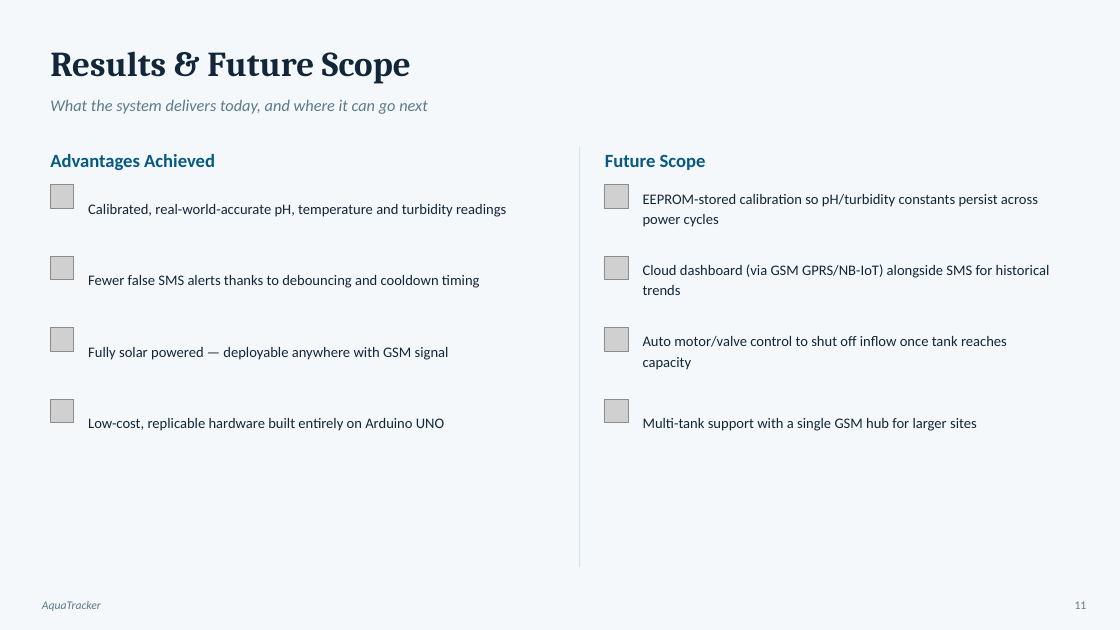
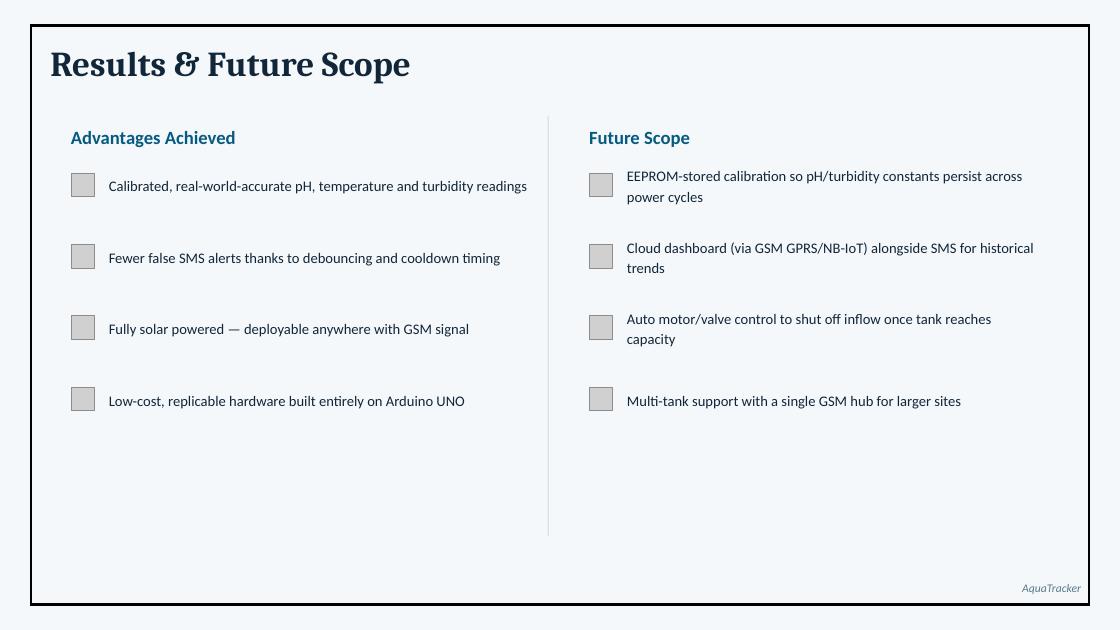
Before and after one commit to RahulR-007/AquaTracker, a slide deck: slide 11 of docs/presentations/AquaTracker_Presentation.pptx. Drawn at 1120x630 pixels with LibreOffice and Linux fonts; fonts in the diff are those of the drawing; grey boxes stand for pictures. Boxes give left, top, right and bottom in pixels: in the first picture for what was removed or moved away, otherwise in the second. Text is boxed around its words. In the diff, an @@ line names an element or a change of style, - is before the commit and + after.

```diff
--- a/docs/presentations/AquaTracker_Presentation.pptx
+++ b/docs/presentations/AquaTracker_Presentation.pptx
@@ rectangle added at bbox=[31, 26, 1090, 605], outline #000000 2.25 pt @@
@@ text removed at bbox=[50, 99, 427, 114] @@
-What the system delivers today, and where it can go next
@@ line moved from (580, 147) - (580, 567) to (549, 116) - (549, 536) @@
@@ 4 pictures: place and size @@
-4 pictures at bbox=[50, 185, 74, 423]
+4 pictures at bbox=[71, 173, 95, 411]
@@ 5 texts: place and size @@
-5 texts at bbox=[50, 154, 506, 431]
+5 texts at bbox=[71, 131, 527, 409]
@@ 4 pictures: place and size @@
-4 pictures at bbox=[605, 185, 628, 423]
+4 pictures at bbox=[589, 173, 613, 411]
@@ 5 texts: place and size @@
-5 texts at bbox=[605, 154, 1050, 431]
+5 texts at bbox=[589, 131, 1034, 409]
@@ text "AquaTracker": place and size @@
-text "AquaTracker" at bbox=[42, 601, 101, 611]
+text "AquaTracker" at bbox=[1022, 584, 1081, 594]
@@ text removed at bbox=[1075, 601, 1087, 609] @@
-11
```
Also in this commit, not shown: 10 other slides changed, 1 slide added, 1 slide removed, 2 other files.
